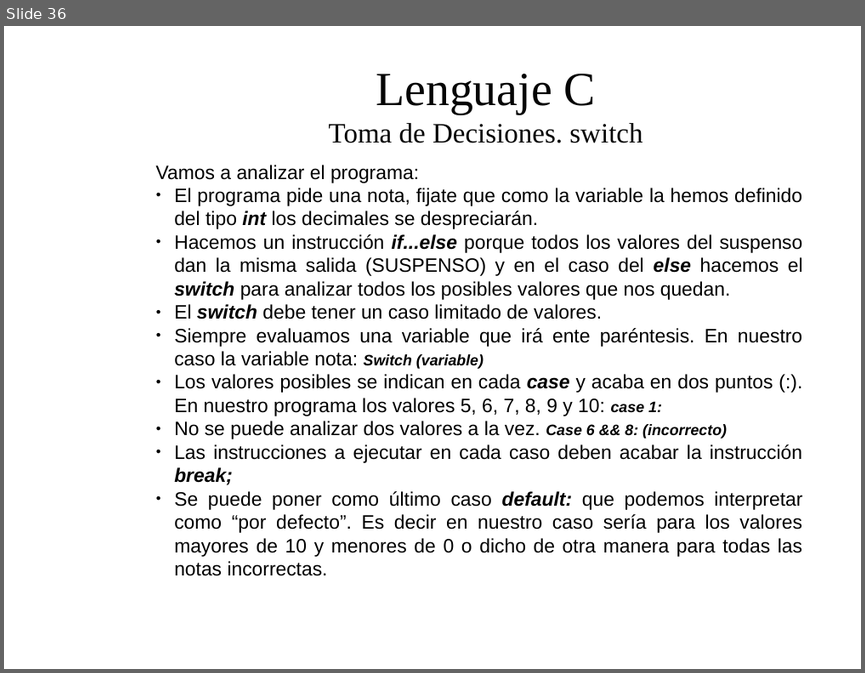
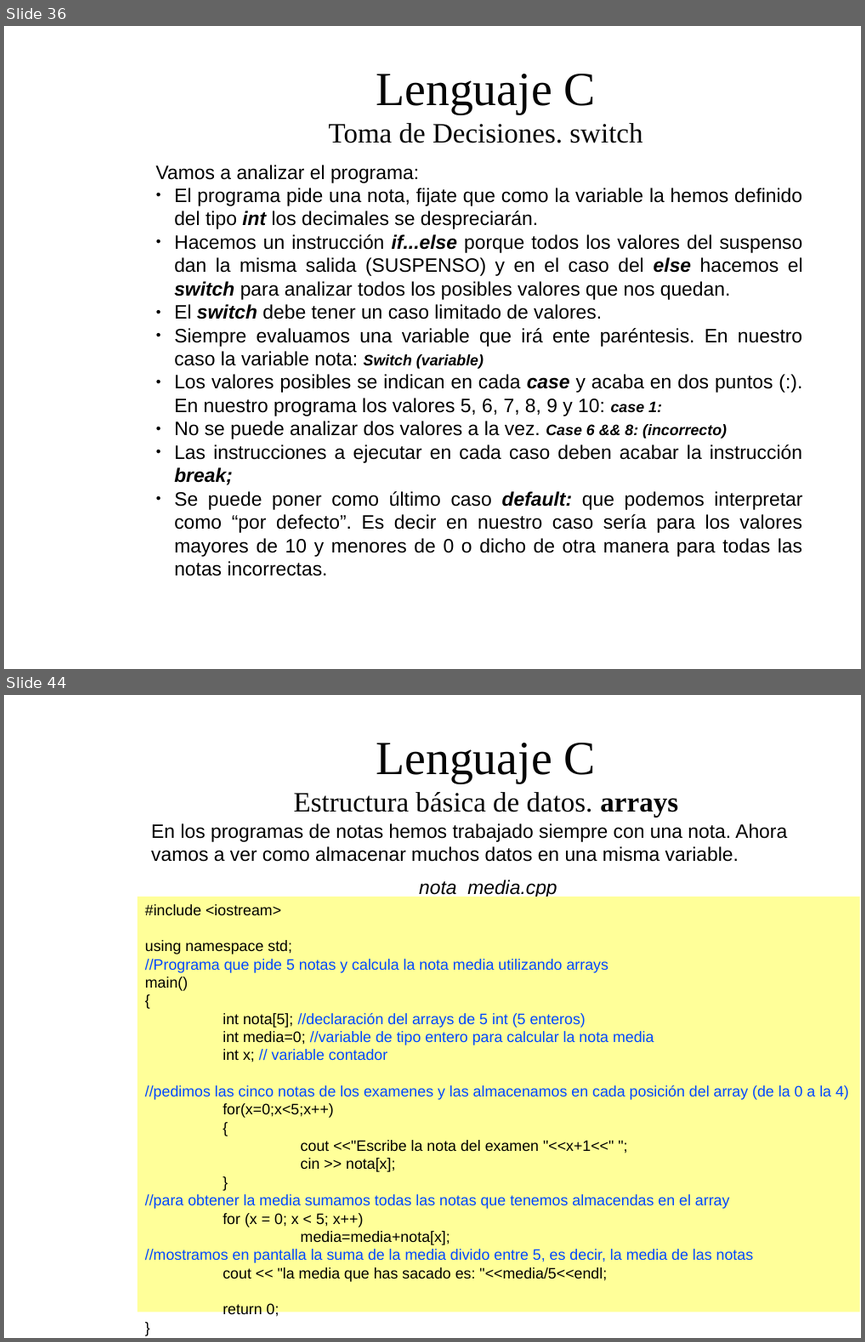
Before and after one commit to dolpo04/2bach, a slide deck: unidades/01_introduccion_a_la_programacion/presentacion/Tema1: Introduccion a la programacion.odp. Shown one above the other, each under a label of ours: slide 36 before the commit, slides 36 and 44 after it; the slides between them are not shown. The pictures are 865x673 and 865x1342 pixels, drawn with LibreOffice and Linux fonts; fonts in the diff are those of the drawing; background and template pictures are left out. Boxes give left, top, right and bottom in pixels: in the first picture for what was removed or moved away, otherwise in the second. Text is boxed around its words. In the diff, an @@ line names an element or a change of style, - is before the commit and + after.

```diff
--- a/unidades/01_introduccion_a_la_programacion/presentacion/Tema1: Introduccion a la programacion.odp
+++ b/unidades/01_introduccion_a_la_programacion/presentacion/Tema1: Introduccion a la programacion.odp
@@ slide 44 added at bbox=[4, 695, 861, 1338], background picture (left out) @@
@@ title added at bbox=[294, 743, 678, 817], 26 pt, text #050505 @@
+Lenguaje C
+Estructura básica de datos. arrays
@@ text added at bbox=[151, 823, 787, 862], 18 pt, text #000000 @@
+En los programas de notas hemos trabajado siempre con una nota. Ahora vamos a ver como almacenar muchos datos en una misma variable.
@@ rectangle added at bbox=[137, 896, 860, 1311], fill #FFFF99, 14 pt, text #0047FF @@
+#include <iostream>
+using namespace std;
+//Programa que pide 5 notas y calcula la nota media utilizando arrays
+main()
+{
+int nota[5]; //declaración del arrays de 5 int (5 enteros)
+int media=0; //variable de tipo entero para calcular la nota media
+int x; // variable contador
+//pedimos las cinco notas de los examenes y las almacenamos en cada posición del array (de la 0 a la 4)
+for(x=0;x<5;x++)
+{
+cout <<"Escribe la nota del examen "<<x+1<<" ";
+cin >> nota[x];
+}
+//para obtener la media sumamos todas las notas que tenemos almacendas en el array
+for (x = 0; x < 5; x++)
+media=media+nota[x];
+//mostramos en pantalla la suma de la media divido entre 5, es decir, la media de las notas
+cout << "la media que has sacado es: "<<media/5<<endl;
+return 0;
+}
@@ text added at bbox=[419, 879, 557, 899], 18 pt, text #000000, italic @@
+nota_media.cpp
```
Also in this commit, not shown: 13 slides changed, 11 other slides added, 1 other file.
